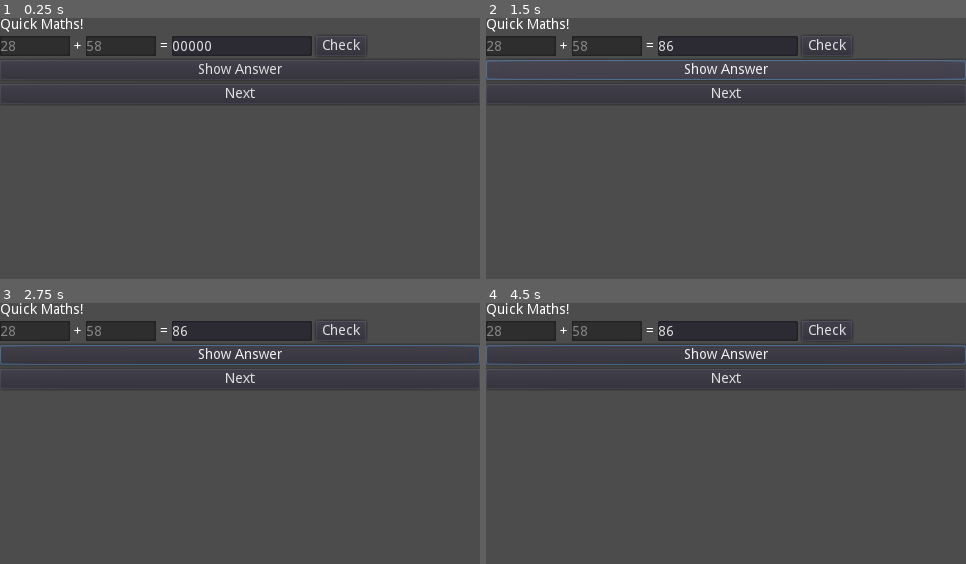
Above: before the commit, frames 1-4 (two rows, left to right).
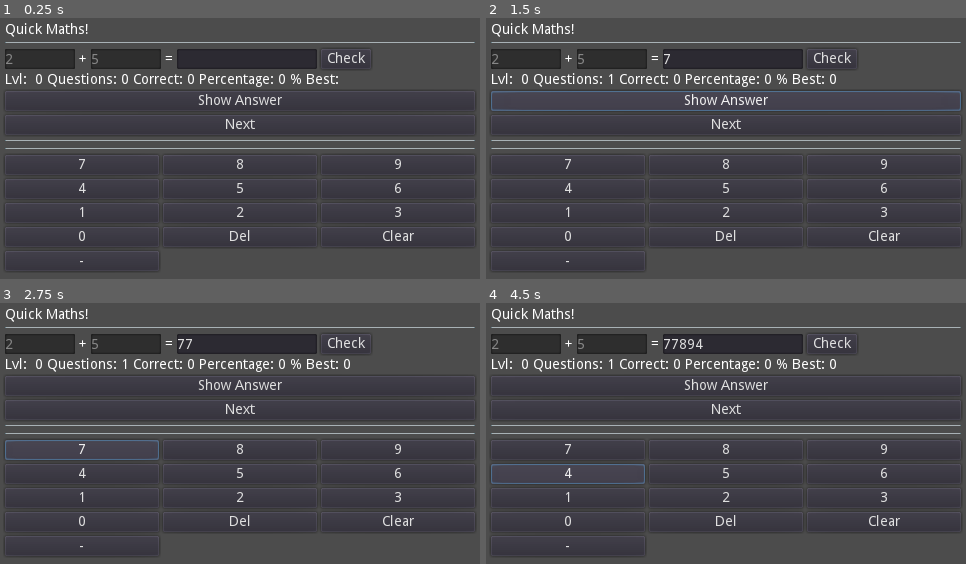
Above: after the commit, the same moments.

Repository: pokeparadox/QuickMaths
Game: Godot game, scene res://Main.tscn
Same seed, same stepped clock (60 frames per second), same inputs: the game is played once before the commit and once after it. Sound files missing from this copy of the repository are replaced by a short silence.
Inputs (mouse positions are in pixels of both pictures, inside the frame that each line leads up to):
- Up to frame 1 (0.25 s): no input
- Up to frame 2 (1.5 s): click "Check" at 0.5 s; click "Show Answer" at 1.25 s
- Up to frame 3 (2.75 s): click (81, 449) at 2 s, where only the run after the commit has a clickable "7"
- Up to frame 4 (4.5 s): click (726, 449) at 2.75 s, where only the run after the commit has a clickable "8"; click (884, 449) at 3.5 s, where only the run after the commit has a clickable "9"; click (567, 475) at 4.25 s, where only the run after the commit has a clickable "4"

The runs differ from the first frame. In frame 1, 8.8% of the frame differs, in the area x 0-99%, y 0-94%; in frame 2, 11%, in the area x 0-100%, y 0-94%; in frame 3, 9.6%; in frame 4, 9.7%.

Commit message:
Updated touch interface
-Added numerical button pad
-Tweaked logic to flow a bit better.

Diff:
--- a/Main.gd
+++ b/Main.gd
@@ -1,10 +1,16 @@
 extends Control
 
-const MaxVal:int = 100
+var MaxVal:int = 10
 const MultDivMax: int = 12
+const NextLevel : int = 10
 var valA :int = 0
 var valB : int = 0
 var answer :int = 0
+
+var level : int = 0
+var questions : int = 0
+var correct : int = 0
+var progress : int = 0
 
 enum Operations {Add, Sub, Mul, Div}
 
@@ -14,23 +20,34 @@
 	valA = int(rand_range(0, MaxVal))
 	valB = int(rand_range(0, MaxVal))
 	answer = valA + valB
-	$VSplitContainer/VBoxContainer/HBoxContainer/FirstNum.text = str(valA)
-	$VSplitContainer/VBoxContainer/HBoxContainer/SecondNum.text = str(valB)
+	$VBoxContainer/VBoxContainer/HBoxContainer/FirstNum.text = str(valA)
+	$VBoxContainer/VBoxContainer/HBoxContainer/SecondNum.text = str(valB)
 
 
 func _on_ButtonCheck_pressed() -> void:
-	var response : int = int($VSplitContainer/VBoxContainer/HBoxContainer/Response.text)
-
+	var response : int = int($VBoxContainer/VBoxContainer/HBoxContainer/Response.text)
 	if (response == answer):
-		$VSplitContainer/VBoxContainer/HBoxContainer/Response.text = "Correct! ^_~"
+		$VBoxContainer/VBoxContainer/HBoxContainer/Response.text = "Correct! ^_~"
 		$CorrectSound.play()
+		progress = progress + 1
+		correct = correct + 1
 	else:
-		$VSplitContainer/VBoxContainer/HBoxContainer/Response.text = "Sorry -_-"
+		$VBoxContainer/VBoxContainer/HBoxContainer/Response.text = "Sorry -_-"
 		$WrongSound.play()
-
+		progress = progress - 1
+	questions = questions + 1
+	if(progress % NextLevel == 0):
+		level = level + 1
+		MaxVal = MaxVal + 10
+	$VBoxContainer/VBoxContainer/StatusBox/LabelLevelValue.text = str(level)
+	$VBoxContainer/VBoxContainer/StatusBox/LabelAttemptedVal.text = str(questions)
+	$VBoxContainer/VBoxContainer/StatusBox/LabelCorrectVal.text = str(correct)
+	$VBoxContainer/VBoxContainer/StatusBox/LabelPercentageVal.text = str((float(correct) / float(questions)) * 100)
+	$VBoxContainer/VBoxContainer/StatusBox/BestVal.text = "0"
 
 func _on_ButtonShow_pressed() -> void:
-	$VSplitContainer/VBoxContainer/HBoxContainer/Response.text = str(answer)
+	$VBoxContainer/VBoxContainer/HBoxContainer/Response.text = str(answer)
+	progress = progress - 1
 
 
 func _on_ButtonNext_pressed() -> void:
@@ -39,12 +56,79 @@
 
 	var op = int(rand_range(0, 3))
 	if(op == Operations.Add):
-		$VSplitContainer/VBoxContainer/HBoxContainer/Operation.text = "+"
+		$VBoxContainer/VBoxContainer/HBoxContainer/Operation.text = "+"
 		answer = valA + valB
 	else:
-		$VSplitContainer/VBoxContainer/HBoxContainer/Operation.text = "-"
+		$VBoxContainer/VBoxContainer/HBoxContainer/Operation.text = "-"
 		answer = valA - valB
 
-	$VSplitContainer/VBoxContainer/HBoxContainer/FirstNum.text = str(valA)
-	$VSplitContainer/VBoxContainer/HBoxContainer/SecondNum.text = str(valB)
-	$VSplitContainer/VBoxContainer/HBoxContainer/Response.text = "0"
+	$VBoxContainer/VBoxContainer/HBoxContainer/FirstNum.text = str(valA)
+	$VBoxContainer/VBoxContainer/HBoxContainer/SecondNum.text = str(valB)
+	$VBoxContainer/VBoxContainer/HBoxContainer/Response.text = ""
+
+
+
+func _on_Button7_pressed() -> void:
+	addChar("7")
+
+
+func _on_Button8_pressed() -> void:
+	addChar("8")
+
+
+func _on_Button9_pressed() -> void:
+	addChar("9")
+
+
+func _on_Button4_pressed() -> void:
+	addChar("4")
+
+
+func _on_Button5_pressed() -> void:
+	addChar("5")
+
+
+func _on_Button6_pressed() -> void:
+	addChar("6")
+
+
+func _on_Button1_pressed() -> void:
+	addChar("1")
+
+
+func _on_Button2_pressed() -> void:
+	addChar("2")
+
+
+func _on_Button3_pressed() -> void:
+	addChar("3")
+
+
+func _on_Button0_pressed() -> void:
+	addChar("0")
+
+func addChar(character) -> void:
+	$VBoxContainer/VBoxContainer/HBoxContainer/Response.text = $VBoxContainer/VBoxContainer/HBoxContainer/Response.text + character
+
+func _on_ButtonClear_pressed() -> void:
+	var text = $VBoxContainer/VBoxContainer/HBoxContainer/Response.text
+	if(not text.empty()):
+		text.erase(text.length() - 1, 1)
+		$VBoxContainer/VBoxContainer/HBoxContainer/Response.text = text
+
+
+func _on_ButtonClearAll_pressed() -> void:
+	$VBoxContainer/VBoxContainer/HBoxContainer/Response.text = ""
+
+
+func _on_CorrectSound_finished() -> void:
+	_on_ButtonClearAll_pressed()
+	_on_ButtonNext_pressed()
+
+
+func _on_WrongSound_finished() -> void:
+	_on_ButtonClearAll_pressed()
+
+
+func _on_Button_pressed() -> void:
+	addChar("-")
--- a/Main.tscn
+++ b/Main.tscn
@@ -4,30 +4,31 @@
 [ext_resource path="res://sounds/wrong.wav" type="AudioStream" id=2]
 [ext_resource path="res://sounds/correct.wav" type="AudioStream" id=3]
 
-[node name="Main" type="Control"]
+[node name="Main" type="MarginContainer"]
 anchor_right = 1.0
 anchor_bottom = 1.0
+margin_left = 5.0
+margin_top = 5.0
+margin_right = -5.0
+margin_bottom = -5.0
 script = ExtResource( 1 )
 __meta__ = {
 "_edit_use_anchors_": false
 }
 
-[node name="VSplitContainer" type="VSplitContainer" parent="."]
-anchor_left = 0.5
-anchor_right = 0.5
-margin_left = -240.0
-margin_right = 240.0
-margin_bottom = 800.0
+[node name="VBoxContainer" type="VBoxContainer" parent="."]
+margin_right = 470.0
+margin_bottom = 790.0
 __meta__ = {
 "_edit_use_anchors_": false
 }
 
-[node name="VBoxContainer" type="VBoxContainer" parent="VSplitContainer"]
-margin_right = 480.0
-margin_bottom = 86.0
-
-[node name="Label" type="Label" parent="VSplitContainer/VBoxContainer"]
-margin_right = 480.0
+[node name="VBoxContainer" type="VBoxContainer" parent="VBoxContainer"]
+margin_right = 470.0
+margin_bottom = 120.0
+
+[node name="TitleLabel" type="Label" parent="VBoxContainer/VBoxContainer"]
+margin_right = 470.0
 margin_bottom = 14.0
 size_flags_horizontal = 3
 text = "Quick Maths!"
@@ -35,26 +36,31 @@
 "_editor_description_": "Quick MAths!"
 }
 
-[node name="HBoxContainer" type="HBoxContainer" parent="VSplitContainer/VBoxContainer"]
+[node name="HSeparator" type="HSeparator" parent="VBoxContainer/VBoxContainer"]
 margin_top = 18.0
-margin_right = 480.0
-margin_bottom = 38.0
-
-[node name="FirstNum" type="TextEdit" parent="VSplitContainer/VBoxContainer/HBoxContainer"]
+margin_right = 470.0
+margin_bottom = 22.0
+
+[node name="HBoxContainer" type="HBoxContainer" parent="VBoxContainer/VBoxContainer"]
+margin_top = 26.0
+margin_right = 470.0
+margin_bottom = 46.0
+
+[node name="FirstNum" type="TextEdit" parent="VBoxContainer/VBoxContainer/HBoxContainer"]
 margin_right = 70.0
 margin_bottom = 20.0
 rect_min_size = Vector2( 70, 20 )
 text = "000000"
 readonly = true
 
-[node name="Operation" type="Label" parent="VSplitContainer/VBoxContainer/HBoxContainer"]
+[node name="Operation" type="Label" parent="VBoxContainer/VBoxContainer/HBoxContainer"]
 margin_left = 74.0
 margin_top = 3.0
 margin_right = 82.0
 margin_bottom = 17.0
 text = "+"
 
-[node name="SecondNum" type="TextEdit" parent="VSplitContainer/VBoxContainer/HBoxContainer"]
+[node name="SecondNum" type="TextEdit" parent="VBoxContainer/VBoxContainer/HBoxContainer"]
 margin_left = 86.0
 margin_right = 156.0
 margin_bottom = 20.0
@@ -62,45 +68,213 @@
 text = "00000"
 readonly = true
 
-[node name="Equals" type="Label" parent="VSplitContainer/VBoxContainer/HBoxContainer"]
+[node name="Equals" type="Label" parent="VBoxContainer/VBoxContainer/HBoxContainer"]
 margin_left = 160.0
 margin_top = 3.0
 margin_right = 168.0
 margin_bottom = 17.0
 text = "="
 
-[node name="Response" type="TextEdit" parent="VSplitContainer/VBoxContainer/HBoxContainer"]
+[node name="Response" type="TextEdit" parent="VBoxContainer/VBoxContainer/HBoxContainer"]
 margin_left = 172.0
 margin_right = 312.0
 margin_bottom = 20.0
 rect_min_size = Vector2( 140, 0 )
-text = "00000"
 __meta__ = {
 "_edit_use_anchors_": false
 }
 
-[node name="ButtonCheck" type="Button" parent="VSplitContainer/VBoxContainer/HBoxContainer"]
+[node name="ButtonCheck" type="Button" parent="VBoxContainer/VBoxContainer/HBoxContainer"]
 margin_left = 316.0
 margin_right = 366.0
 margin_bottom = 20.0
 text = "Check"
 
-[node name="ButtonShow" type="Button" parent="VSplitContainer/VBoxContainer"]
-margin_top = 42.0
-margin_right = 480.0
-margin_bottom = 62.0
+[node name="StatusBox" type="HBoxContainer" parent="VBoxContainer/VBoxContainer"]
+margin_top = 50.0
+margin_right = 470.0
+margin_bottom = 64.0
+
+[node name="LabelLevel" type="Label" parent="VBoxContainer/VBoxContainer/StatusBox"]
+margin_right = 26.0
+margin_bottom = 14.0
+text = "Lvl: "
+
+[node name="LabelLevelValue" type="Label" parent="VBoxContainer/VBoxContainer/StatusBox"]
+margin_left = 30.0
+margin_right = 38.0
+margin_bottom = 14.0
+text = "0"
+
+[node name="LabelAttempted" type="Label" parent="VBoxContainer/VBoxContainer/StatusBox"]
+margin_left = 42.0
+margin_right = 112.0
+margin_bottom = 14.0
+text = "Questions:"
+
+[node name="LabelAttemptedVal" type="Label" parent="VBoxContainer/VBoxContainer/StatusBox"]
+margin_left = 116.0
+margin_right = 124.0
+margin_bottom = 14.0
+text = "0"
+
+[node name="LabelCorrect" type="Label" parent="VBoxContainer/VBoxContainer/StatusBox"]
+margin_left = 128.0
+margin_right = 178.0
+margin_bottom = 14.0
+text = "Correct:"
+
+[node name="LabelCorrectVal" type="Label" parent="VBoxContainer/VBoxContainer/StatusBox"]
+margin_left = 182.0
+margin_right = 190.0
+margin_bottom = 14.0
+text = "0"
+
+[node name="LabelPercentage" type="Label" parent="VBoxContainer/VBoxContainer/StatusBox"]
+margin_left = 194.0
+margin_right = 269.0
+margin_bottom = 14.0
+text = "Percentage:"
+
+[node name="LabelPercentageVal" type="Label" parent="VBoxContainer/VBoxContainer/StatusBox"]
+margin_left = 273.0
+margin_right = 281.0
+margin_bottom = 14.0
+text = "0"
+
+[node name="LabelPercent" type="Label" parent="VBoxContainer/VBoxContainer/StatusBox"]
+margin_left = 285.0
+margin_right = 297.0
+margin_bottom = 14.0
+text = "%"
+
+[node name="LabelBest" type="Label" parent="VBoxContainer/VBoxContainer/StatusBox"]
+margin_left = 301.0
+margin_right = 334.0
+margin_bottom = 14.0
+text = "Best:"
+
+[node name="BestVal" type="Label" parent="VBoxContainer/VBoxContainer/StatusBox"]
+margin_left = 338.0
+margin_right = 338.0
+margin_bottom = 14.0
+
+[node name="ButtonShow" type="Button" parent="VBoxContainer/VBoxContainer"]
+margin_top = 68.0
+margin_right = 470.0
+margin_bottom = 88.0
 text = "Show Answer"
 
-[node name="ButtonNext" type="Button" parent="VSplitContainer/VBoxContainer"]
-margin_top = 66.0
-margin_right = 480.0
-margin_bottom = 86.0
+[node name="ButtonNext" type="Button" parent="VBoxContainer/VBoxContainer"]
+margin_top = 92.0
+margin_right = 470.0
+margin_bottom = 112.0
 text = "Next"
 
-[node name="AspectRatioContainer" type="AspectRatioContainer" parent="VSplitContainer"]
-margin_top = 98.0
-margin_right = 480.0
-margin_bottom = 800.0
+[node name="HSeparator2" type="HSeparator" parent="VBoxContainer/VBoxContainer"]
+margin_top = 116.0
+margin_right = 470.0
+margin_bottom = 120.0
+
+[node name="HSeparator" type="HSeparator" parent="VBoxContainer"]
+margin_top = 124.0
+margin_right = 470.0
+margin_bottom = 128.0
+
+[node name="ButtonGrid" type="GridContainer" parent="VBoxContainer"]
+margin_top = 132.0
+margin_right = 470.0
+margin_bottom = 248.0
+columns = 3
+
+[node name="Button7" type="Button" parent="VBoxContainer/ButtonGrid"]
+margin_right = 154.0
+margin_bottom = 20.0
+size_flags_horizontal = 3
+text = "7"
+
+[node name="Button8" type="Button" parent="VBoxContainer/ButtonGrid"]
+margin_left = 158.0
+margin_right = 312.0
+margin_bottom = 20.0
+size_flags_horizontal = 3
+text = "8"
+
+[node name="Button9" type="Button" parent="VBoxContainer/ButtonGrid"]
+margin_left = 316.0
+margin_right = 470.0
+margin_bottom = 20.0
+size_flags_horizontal = 3
+text = "9"
+
+[node name="Button4" type="Button" parent="VBoxContainer/ButtonGrid"]
+margin_top = 24.0
+margin_right = 154.0
+margin_bottom = 44.0
+text = "4"
+
+[node name="Button5" type="Button" parent="VBoxContainer/ButtonGrid"]
+margin_left = 158.0
+margin_top = 24.0
+margin_right = 312.0
+margin_bottom = 44.0
+text = "5"
+
+[node name="Button6" type="Button" parent="VBoxContainer/ButtonGrid"]
+margin_left = 316.0
+margin_top = 24.0
+margin_right = 470.0
+margin_bottom = 44.0
+text = "6"
+
+[node name="Button1" type="Button" parent="VBoxContainer/ButtonGrid"]
+margin_top = 48.0
+margin_right = 154.0
+margin_bottom = 68.0
+text = "1"
+
+[node name="Button2" type="Button" parent="VBoxContainer/ButtonGrid"]
+margin_left = 158.0
+margin_top = 48.0
+margin_right = 312.0
+margin_bottom = 68.0
+text = "2"
+__meta__ = {
+"_edit_use_anchors_": false
+}
+
+[node name="Button3" type="Button" parent="VBoxContainer/ButtonGrid"]
+margin_left = 316.0
+margin_top = 48.0
+margin_right = 470.0
+margin_bottom = 68.0
+text = "3"
+
+[node name="Button0" type="Button" parent="VBoxContainer/ButtonGrid"]
+margin_top = 72.0
+margin_right = 154.0
+margin_bottom = 92.0
+text = "0"
+
+[node name="ButtonClear" type="Button" parent="VBoxContainer/ButtonGrid"]
+margin_left = 158.0
+margin_top = 72.0
+margin_right = 312.0
+margin_bottom = 92.0
+text = "Del"
+
+[node name="ButtonClearAll" type="Button" parent="VBoxContainer/ButtonGrid"]
+margin_left = 316.0
+margin_top = 72.0
+margin_right = 470.0
+margin_bottom = 92.0
+text = "Clear"
+
+[node name="Button-" type="Button" parent="VBoxContainer/ButtonGrid"]
+margin_top = 96.0
+margin_right = 154.0
+margin_bottom = 116.0
+text = "-"
 
 [node name="CorrectSound" type="AudioStreamPlayer" parent="."]
 stream = ExtResource( 3 )
@@ -108,6 +282,21 @@
 [node name="WrongSound" type="AudioStreamPlayer" parent="."]
 stream = ExtResource( 2 )
 
-[connection signal="pressed" from="VSplitContainer/VBoxContainer/HBoxContainer/ButtonCheck" to="." method="_on_ButtonCheck_pressed"]
-[connection signal="pressed" from="VSplitContainer/VBoxContainer/ButtonShow" to="." method="_on_ButtonShow_pressed"]
-[connection signal="pressed" from="VSplitContainer/VBoxContainer/ButtonNext" to="." method="_on_ButtonNext_pressed"]
+[connection signal="pressed" from="VBoxContainer/VBoxContainer/HBoxContainer/ButtonCheck" to="." method="_on_ButtonCheck_pressed"]
+[connection signal="pressed" from="VBoxContainer/VBoxContainer/ButtonShow" to="." method="_on_ButtonShow_pressed"]
+[connection signal="pressed" from="VBoxContainer/VBoxContainer/ButtonNext" to="." method="_on_ButtonNext_pressed"]
+[connection signal="pressed" from="VBoxContainer/ButtonGrid/Button7" to="." method="_on_Button7_pressed"]
+[connection signal="pressed" from="VBoxContainer/ButtonGrid/Button8" to="." method="_on_Button8_pressed"]
+[connection signal="pressed" from="VBoxContainer/ButtonGrid/Button9" to="." method="_on_Button9_pressed"]
+[connection signal="pressed" from="VBoxContainer/ButtonGrid/Button4" to="." method="_on_Button4_pressed"]
+[connection signal="pressed" from="VBoxContainer/ButtonGrid/Button5" to="." method="_on_Button5_pressed"]
+[connection signal="pressed" from="VBoxContainer/ButtonGrid/Button6" to="." method="_on_Button6_pressed"]
+[connection signal="pressed" from="VBoxContainer/ButtonGrid/Button1" to="." method="_on_Button1_pressed"]
+[connection signal="pressed" from="VBoxContainer/ButtonGrid/Button2" to="." method="_on_Button2_pressed"]
+[connection signal="pressed" from="VBoxContainer/ButtonGrid/Button3" to="." method="_on_Button3_pressed"]
+[connection signal="pressed" from="VBoxContainer/ButtonGrid/Button0" to="." method="_on_Button0_pressed"]
+[connection signal="pressed" from="VBoxContainer/ButtonGrid/ButtonClear" to="." method="_on_ButtonClear_pressed"]
+[connection signal="pressed" from="VBoxContainer/ButtonGrid/ButtonClearAll" to="." method="_on_ButtonClearAll_pressed"]
+[connection signal="pressed" from="VBoxContainer/ButtonGrid/Button-" to="." method="_on_Button_pressed"]
+[connection signal="finished" from="CorrectSound" to="." method="_on_CorrectSound_finished"]
+[connection signal="finished" from="WrongSound" to="." method="_on_WrongSound_finished"]
--- a/project.godot
+++ b/project.godot
@@ -23,6 +23,7 @@
 window/energy_saving/keep_screen_on=false
 window/handheld/orientation="portrait"
 window/stretch/mode="2d"
+window/stretch/aspect="keep"
 
 [importer_defaults]
 
